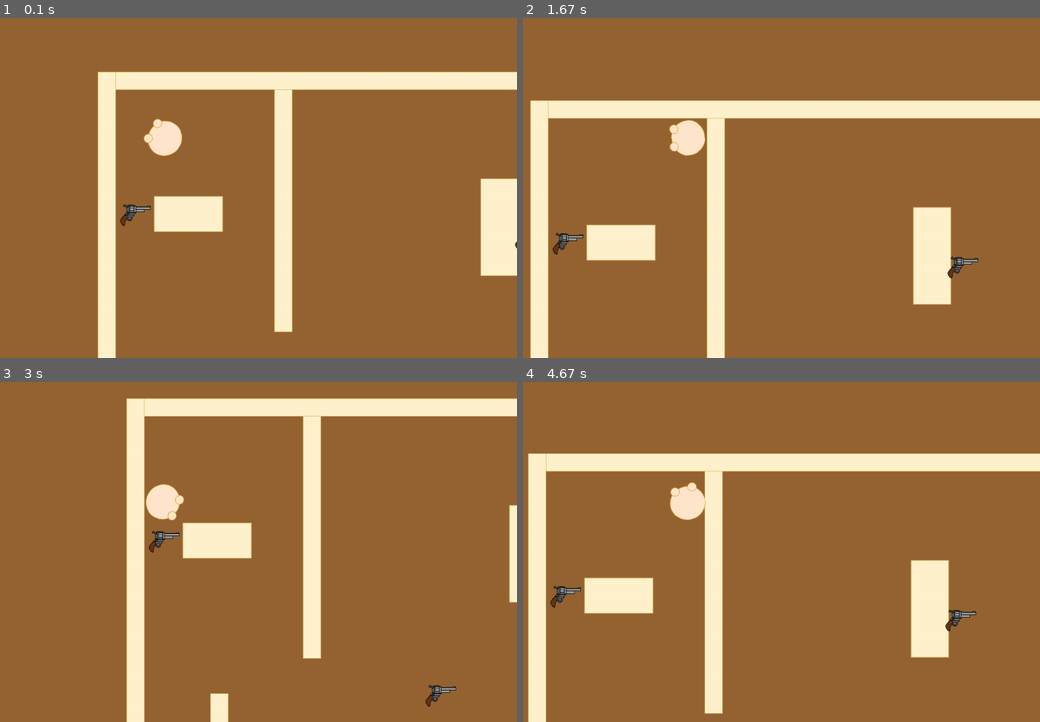
Above: before the commit, frames 1-4 (two rows, left to right).
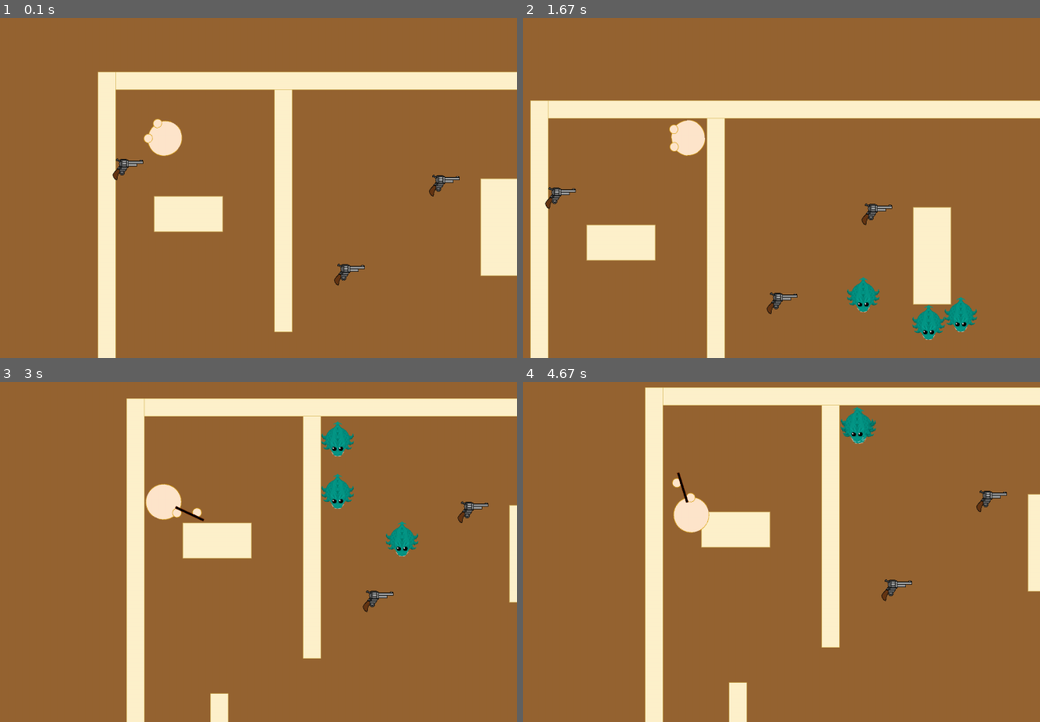
Above: after the commit, the same moments.

Repository: easonoob/pygame-monster-battle
Game: pygame game, started from main.py
The game is run twice, just before and just after one commit, with the same random seed, the same clock (stepped at 60 frames per second) and the same inputs.
Inputs (mouse positions are in pixels of both pictures, inside the frame that each line leads up to):
- Up to frame 1 (0.1 s): no input
- Up to frame 2 (1.67 s): hold D 0.33-0.8 s; move the mouse to (662, 157) at 0.37 s; hold W 0.83-1.13 s; move the mouse to (915, 126) at 0.87 s; tap F at 0.9, 1.23, 1.53 s; hold D 1.17-1.63 s; move the mouse to (outside the picture) at 1.2 s
- Up to frame 3 (3 s): hold A 1.67-2.2 s; move the mouse to (outside the picture) at 1.7 s; tap F at 1.73, 2.03, 2.3, 2.63, 2.93 s; hold S 2.23-2.53 s; move the mouse to (outside the picture) at 2.27 s; hold A 2.57-2.97 s; move the mouse to (248, 541) at 2.6 s
- Up to frame 4 (4.67 s): click (outside the picture) at 3.05 s; hold W 3.33-3.7 s; tap F at 3.4, 3.8, 4.1, 4.47 s; click (outside the picture) at 3.42 s; hold D 3.73-4.37 s; click (698, 548) at 3.82 s; hold S from 4.4 s (still down); click (662, 426) at 4.48 s

The runs differ from the first frame. In frame 1, 0.6% of the frame differs, in the area x 21-100%, y 41-79%; in frame 2, 1.9%; in frame 3, 2.0%; in frame 4, 27%, in the area x 0-100%, y 1-100%.

Commit message:
added monster 1

Diff:
--- a/main.py
+++ b/main.py
@@ -2,11 +2,10 @@
 from src.player import Player
 from src.weapons import WeaponGroup
 from src.obstacles import ObstacleGroup
+from src.monster import MonsterGroup
 
-# Initialize the game
 pygame.init()
 
-# Screen dimensions
 screen_width, screen_height = 1600, 1000
 screen = pygame.display.set_mode((screen_width, screen_height))
 pygame.display.set_caption("Battle Royale")
@@ -17,14 +16,14 @@
 
     # Initialize game components
     player = Player(screen, 150, 150, 'player_fists1.png')
-    weapons = WeaponGroup(screen, screen_width*1.5, screen_height*1.5)
+    weapons = WeaponGroup(screen, 1921, 1021)
     obstacles = ObstacleGroup(screen, 'obstacles.png')
+    monsters = MonsterGroup(screen, 1921, 1021, 5, obstacles)
 
     bullets = pygame.sprite.Group()
 
-    # Game loop
     while running:
-        screen.fill((150, 100, 50))  # Fill the screen with black
+        screen.fill((150, 100, 50))# 150, 100, 50
 
         keys = pygame.key.get_pressed()
         player.update(keys, obstacles, weapons)
@@ -36,11 +35,14 @@
         offset_x = screen_width // 2 - player.rect.centerx
         offset_y = screen_height // 2 - player.rect.centery
 
+        monsters.update(bullets, player.rect, obstacles, offset_x, offset_y)
+
         # Draw everything relative to the offset
         obstacles.draw(offset_x, offset_y)
         weapons.draw(offset_x, offset_y)
         player.update_direction(obstacles, offset_x, offset_y)
         player.draw(offset_x, offset_y)
+        monsters.draw(offset_x, offset_y)
 
         bullets.update(obstacles)
         for bullet in bullets:
--- a/src/monster.py
+++ b/src/monster.py
@@ -0,0 +1,71 @@
+import pygame
+import os
+import math
+import random
+
+class Monster(pygame.sprite.Sprite):
+    def __init__(self, screen, x, y, image_file):
+        super().__init__()
+        self.screen = screen
+        self.base_image = pygame.image.load(os.path.join('assets', image_file)).convert_alpha()
+        self.base_image = pygame.transform.scale(self.base_image, (80, 80))  # Scale down the image
+        self.image = self.base_image
+        self.original_image = self.image
+        self.rect = self.image.get_rect(center=(x, y))
+        self.mask = pygame.mask.from_surface(self.image)  # Create a mask for the player
+        self.health = 100
+        self.speed = 5
+
+    def update(self, bullets, player_rect, obstacles, offset_x, offset_y):
+
+        if pygame.sprite.spritecollide(self, bullets, False):
+            self.health -= 10
+
+        if self.health <= 0:
+            self.kill()
+            return
+
+        x_diff = player_rect.centerx - self.rect.centerx - offset_x
+        y_diff = player_rect.centerx - self.rect.centerx - offset_y
+        distance = math.hypot(x_diff, y_diff)
+        dx = self.speed * x_diff / (distance + 5)
+        dy = self.speed * y_diff / (distance + 5)
+
+        original_rect = self.rect.copy()  # Store the original position
+
+        self.rect.x += dx + random.randint(-10, 10)
+        original_rect = self.check_collision(obstacles, original_rect)
+        self.rect.y += dy + random.randint(-10, 10)
+        original_rect = self.check_collision(obstacles, original_rect)
+
+    def check_collision(self, obstacles, original_rect):
+        if pygame.sprite.collide_mask(self, obstacles.obstacle_map):
+            self.rect = original_rect
+        return self.rect.copy()
+
+    def draw(self, offset_x, offset_y):
+        self.screen.blit(self.image, (self.rect.x + offset_x, self.rect.y + offset_y))
+
+class MonsterGroup:
+    def __init__(self, screen, map_width, map_height, num_monsters=50, obstacles=None):
+        self.monsters = pygame.sprite.Group()
+        self.screen = screen
+        for _ in range(num_monsters):
+            monster = self.create(map_width, map_height)
+            monster.mask = pygame.mask.from_surface(monster.image)
+            while pygame.sprite.collide_mask(monster, obstacles.obstacle_map):
+                monster = self.create(map_width, map_height)
+                monster.mask = pygame.mask.from_surface(monster.image)
+            self.monsters.add(monster)
+
+    def create(self, map_width, map_height):
+        x = random.randint(map_width//2, map_width)
+        y = random.randint(map_height//2, map_height)
+        return Monster(self.screen, x, y, 'monster.png')
+
+    def update(self, *args):
+        self.monsters.update(*args)
+
+    def draw(self, offset_x, offset_y):
+        for weapon in self.monsters:
+            weapon.screen.blit(weapon.image, (weapon.rect.x + offset_x, weapon.rect.y + offset_y))
--- a/src/weapons.py
+++ b/src/weapons.py
@@ -18,8 +18,8 @@
         x_diff = target_x - start_x
         y_diff = target_y - start_y
         distance = math.hypot(x_diff, y_diff)
-        self.dx = self.speed * x_diff / distance
-        self.dy = self.speed * y_diff / distance
+        self.dx = self.speed * x_diff / (distance + 5)
+        self.dy = self.speed * y_diff / (distance + 5)
 
         self.alive = True
 
Binary file added: assets/monster.png
